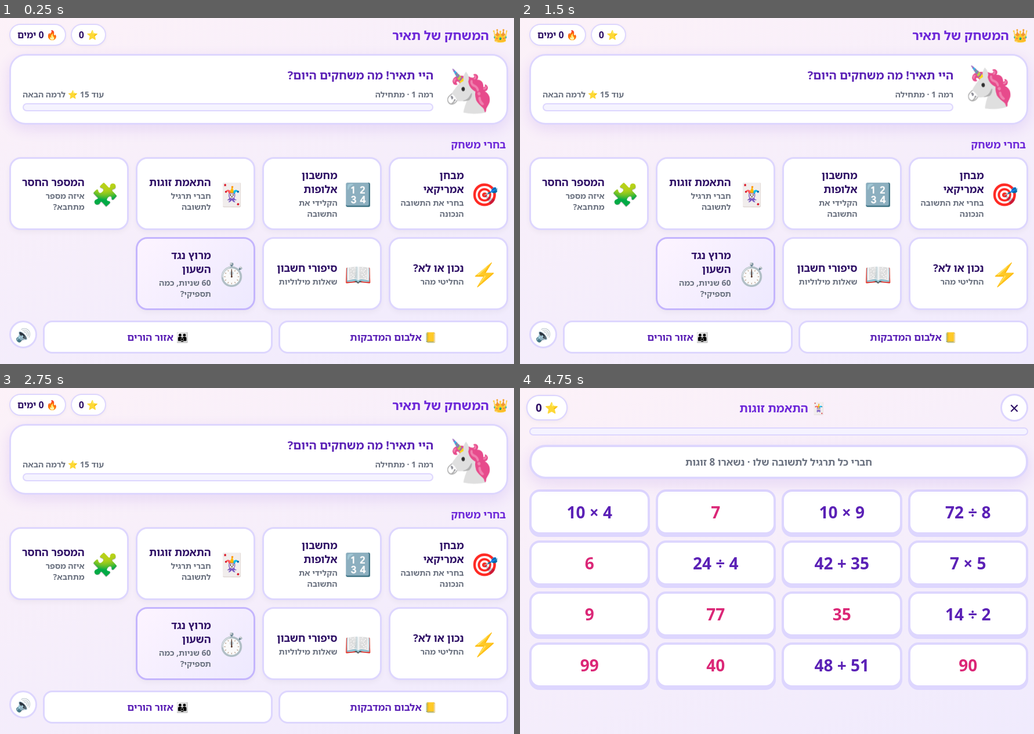
Above: before the commit, frames 1-4 (two rows, left to right).
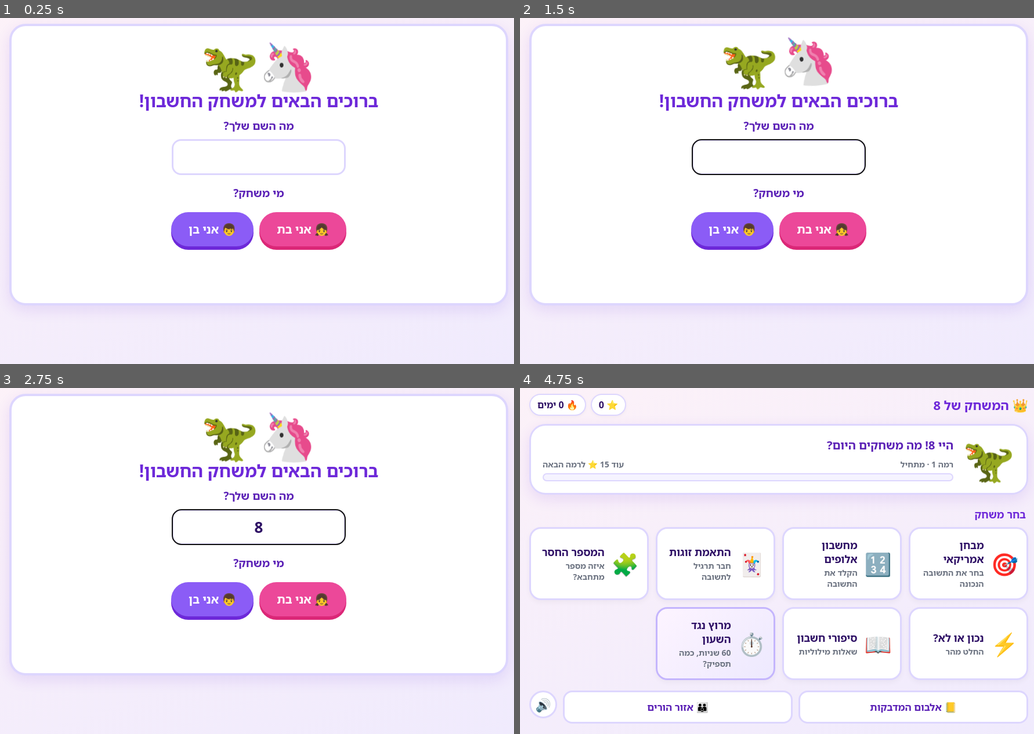
Above: after the commit, the same moments.

Repository: danbynet/math-game
Game: browser game, page index.html
The game is run twice, just before and just after one commit, with the same random seed, the same clock (stepped at 60 frames per second) and the same inputs.
Inputs (mouse positions are in pixels of both pictures, inside the frame that each line leads up to; where the layout moved, square brackets give the same spot in the first picture):
- Up to frame 1 (0.25 s): no input
- Up to frame 2 (1.5 s): click (777, 163) [777, 187] at 0.27 s; tap Space at 1.1 s
- Up to frame 3 (2.75 s): tap Space at 1.6, 2.1, 2.6 s; click (257, 526) at 2.02 s; type "8" at 2.02 s; tap Enter at 2.05 s
- Up to frame 4 (4.75 s): tap Space every 0.5 s from 3.1 to 4.6 s; click (730, 599) at 4.52 s, where only the run after the commit has a clickable "👦 אני בן"

The runs differ from the first frame. In frame 1, 18% of the frame differs, in the area x 1-99%, y 1-94%; in frame 2, 18%; in frame 3, 18%; in frame 4, 22%.

Commit message:
התאמה למגדר (בת/בן), מסך פתיחה עם שם, הקראה בעברית בלבד
Co-Authored-By: Claude Opus 5.5 <noreply@anthropic.com>

Diff:
--- a/index.html
+++ b/index.html
@@ -7,7 +7,7 @@
 <meta name="color-scheme" content="light">
 <meta name="mobile-web-app-capable" content="yes">
 <meta name="apple-mobile-web-app-capable" content="yes">
-<title>המשחק של תאיר</title>
+<title>משחק חשבון</title>
 <link rel="manifest" href="manifest.webmanifest">
 <link rel="icon" href="icon-192.png">
 <link rel="apple-touch-icon" href="icon-192.png">
@@ -178,6 +178,7 @@
   .danger { background: var(--bad-bg); color: #9f1239; border: 2px solid #fecdd3; border-radius: 12px; padding: 10px 16px; font-weight: 800; font-size: 16px; }
   .gate { text-align: center; }
   .gate .expr { font-size: 44px; margin: 10px 0 14px; }
+  .name-in { font: inherit; font-size: 26px; font-weight: 800; text-align: center; width: min(100%, 300px); padding: 10px 14px; border-radius: 16px; border: 3px solid var(--line); color: var(--ink); background: #fff; user-select: text; -webkit-user-select: text; }
   .gate input { width: 140px; text-align: center; font-size: 28px; direction: ltr; }
 
   /* ---------- fx ---------- */
@@ -199,10 +200,26 @@
 <body>
 <div class="app">
 
+  <!-- ========== SETUP (first run) ========== -->
+  <section class="screen" id="scr-setup" hidden>
+    <div class="result">
+      <div class="mascot" style="font-size:80px">🦄🦖</div>
+      <h2>ברוכים הבאים למשחק החשבון!</h2>
+      <div class="sub" style="margin:10px 0">מה השם שלך?</div>
+      <input id="setup-name" class="name-in" type="text" maxlength="20" autocomplete="off" aria-label="השם שלך">
+      <div class="sub" style="margin:18px 0 6px">מי משחק?</div>
+      <div class="actions">
+        <button class="main-btn" data-gender="f">👧 אני בת</button>
+        <button class="main-btn alt" data-gender="m">👦 אני בן</button>
+      </div>
+      <div class="msg" id="setup-msg"></div>
+    </div>
+  </section>
+
   <!-- ========== HOME ========== -->
   <section class="screen" id="scr-home">
     <div class="topbar">
-      <div class="brand" id="brand">👑 המשחק של תאיר</div>
+      <div class="brand" id="brand">👑 משחק חשבון</div>
       <div class="chips">
         <span class="chip" id="c-stars">⭐ 0</span>
         <span class="chip" id="c-streak">🔥 0</span>
@@ -216,7 +233,7 @@
         <div class="bar"><i id="lvl-bar"></i></div>
       </div>
     </div>
-    <div class="section-title">בחרי משחק</div>
+    <div class="section-title" id="pick-title">בחרו משחק</div>
     <div class="tiles" id="tiles"></div>
     <div class="foot">
       <button class="soft-btn" id="go-album">📒 אלבום המדבקות</button>
@@ -283,7 +300,7 @@
    ================================================== */
 const KEY = 'tair-math-v2';
 const DEF = () => ({
-  name: 'תאיר', stars: 0, stickers: 0, streak: { last: '', count: 0 },
+  name: '', gender: '', stars: 0, stickers: 0, streak: { last: '', count: 0 },
   stats: {}, days: {}, best: {},
   settings: { add: true, sub: true, mul: true, div: true, range: 100, perRound: 10, voice: true, sound: true }
 });
@@ -321,7 +338,9 @@
   for (let i = 0; i < items.length; i++) { r -= weights[i]; if (r <= 0) return items[i]; }
   return items[items.length - 1];
 }
-const N = () => esc(P.name || 'תאיר');
+const N = () => esc(P.name || g('אלופה', 'אלוף'));
+// gender: g('feminine text', 'masculine text')
+const g = (f, m) => P.gender === 'm' ? m : f;
 
 /* ==================================================
    Sound (generated, no files) + voice
@@ -419,10 +438,11 @@
    ================================================== */
 const STICKERS = ['🐶','🐱','🐰','🦊','🐼','🐨','🦁','🐯','🐸','🐵','🦄','🐙','🦋','🐢','🐬','🦉','🐧','🦒','🐘','🦔','🐹','🐻','🐮','🐷','🐳','🦩','🐝','🐞','🦜','🐲'];
 const STARS_PER_STICKER = 10;
-const LEVELS = ['מתחילה', 'סקרנית', 'חוקרת', 'מתאמנת', 'מומחית', 'אלופה', 'גאונה', 'כוכבת', 'מלכת החשבון'];
+const LEVELS_F = ['מתחילה', 'סקרנית', 'חוקרת', 'מתאמנת', 'מומחית', 'אלופה', 'גאונה', 'כוכבת', 'מלכת החשבון'];
+const LEVELS_M = ['מתחיל', 'סקרן', 'חוקר', 'מתאמן', 'מומחה', 'אלוף', 'גאון', 'כוכב', 'מלך החשבון'];
 const levelOf = s => Math.floor(Math.sqrt(s / 15)) + 1;
 const starsFor = L => 15 * (L - 1) * (L - 1);
-const levelName = L => LEVELS[Math.min(L, LEVELS.length) - 1] + (L > LEVELS.length ? ' ' + (L - LEVELS.length + 1) : '');
+const levelName = L => { const LV = g(LEVELS_F, LEVELS_M); return LV[Math.min(L, LV.length) - 1] + (L > LV.length ? ' ' + (L - LV.length + 1) : ''); };
 
 function addStars(k) {
   const before = levelOf(P.stars);
@@ -554,9 +574,9 @@
 /* ==================================================
    Messages
    ================================================== */
-const okMsgs = () => [`כל הכבוד ${N()}!`, `${N()}, את אלופה!`, 'תשובה מושלמת!', 'וואו, איזה יופי!', 'מצוין!', 'גאונה!', 'בדיוק!', 'יש!'];
-const badMsgs = () => ['כמעט! נסי שוב', 'לא נורא, בואי ננסה שוב', `אל תוותרי ${N()}!`, 'אופס, עוד ניסיון'];
-const greet = () => [`היי ${N()}! מה משחקים היום?`, `${N()}, מוכנה לאתגר?`, 'כל תרגיל מקרב אותך למדבקה חדשה!', `${N()}, בואי נשבור שיא!`];
+const okMsgs = () => [`כל הכבוד ${N()}!`, g(`${N()}, את אלופה!`, `${N()}, אתה אלוף!`), 'תשובה מושלמת!', 'וואו, איזה יופי!', 'מצוין!', g('גאונה!', 'גאון!'), 'בדיוק!', 'יש!'];
+const badMsgs = () => [g('כמעט! נסי שוב', 'כמעט! נסה שוב'), g('לא נורא, בואי ננסה שוב', 'לא נורא, בוא ננסה שוב'), g(`אל תוותרי ${N()}!`, `אל תוותר ${N()}!`), 'אופס, עוד ניסיון'];
+const greet = () => [`היי ${N()}! מה משחקים היום?`, g(`${N()}, מוכנה לאתגר?`, `${N()}, מוכן לאתגר?`), 'כל תרגיל מקרב אותך למדבקה חדשה!', g(`${N()}, בואי נשבור שיא!`, `${N()}, בוא נשבור שיא!`)];
 
 /* ==================================================
    Screens
@@ -566,16 +586,19 @@
   window.scrollTo(0, 0);
 }
 const MODES = {
-  quiz:    { t: 'מבחן אמריקאי', e: '🎯', d: 'בחרי את התשובה הנכונה' },
-  pad:     { t: 'מחשבון אלופות', e: '🔢', d: 'הקלידי את התשובה' },
-  match:   { t: 'התאמת זוגות',   e: '🃏', d: 'חברי תרגיל לתשובה' },
+  quiz:    { t: 'מבחן אמריקאי', e: '🎯', d: () => g('בחרי את התשובה הנכונה', 'בחר את התשובה הנכונה') },
+  pad:     { t: () => g('מחשבון אלופות', 'מחשבון אלופים'), e: '🔢', d: () => g('הקלידי את התשובה', 'הקלד את התשובה') },
+  match:   { t: 'התאמת זוגות',   e: '🃏', d: () => g('חברי תרגיל לתשובה', 'חבר תרגיל לתשובה') },
   missing: { t: 'המספר החסר',    e: '🧩', d: 'איזה מספר מתחבא?' },
-  tf:      { t: 'נכון או לא?',   e: '⚡', d: 'החליטי מהר' },
+  tf:      { t: 'נכון או לא?',   e: '⚡', d: () => g('החליטי מהר', 'החלט מהר') },
   story:   { t: 'סיפורי חשבון',  e: '📖', d: 'שאלות מילוליות' },
-  race:    { t: 'מרוץ נגד השעון', e: '⏱️', d: '60 שניות, כמה תספיקי?' }
+  race:    { t: 'מרוץ נגד השעון', e: '⏱️', d: () => g('60 שניות, כמה תספיקי?', '60 שניות, כמה תספיק?') }
 };
+const V = x => typeof x === 'function' ? x() : x;
 function renderHome() {
-  $('#brand').textContent = '👑 המשחק של ' + (P.name || 'תאיר');
+  $('#brand').textContent = P.name ? '👑 המשחק של ' + P.name : '👑 משחק חשבון';
+  $('#pick-title').textContent = g('בחרי משחק', 'בחר משחק');
+  $('#mascot').textContent = g('🦄', '🦖');
   $('#bubble').innerHTML = pick(greet());
   const L = levelOf(P.stars), lo = starsFor(L), hi = starsFor(L + 1);
   $('#lvl-name').textContent = `רמה ${L} · ${levelName(L)}`;
@@ -583,7 +606,7 @@
   $('#lvl-bar').style.width = Math.round(100 * (P.stars - lo) / (hi - lo)) + '%';
   $('#tiles').innerHTML = Object.entries(MODES).map(([k, m]) => {
     const best = k === 'race' && P.best.race ? `<small class="best">🏆 שיא: ${P.best.race}</small>` : '';
-    return `<button class="tile${k === 'race' ? ' featured' : ''}" data-mode="${k}"><span class="te">${m.e}</span><span><b>${m.t}</b><small>${m.d}</small>${best}</span></button>`;
+    return `<button class="tile${k === 'race' ? ' featured' : ''}" data-mode="${k}"><span class="te">${m.e}</span><span><b>${V(m.t)}</b><small>${V(m.d)}</small>${best}</span></button>`;
   }).join('');
   $('#tog-sound').textContent = P.settings.sound ? '🔊' : '🔇';
   updateChips();
@@ -601,7 +624,7 @@
   if (R && R.timer) clearInterval(R.timer);
   R = { mode, idx: 0, total: P.settings.perRound, correct: 0, answered: 0, stars: 0, t0: Date.now(),
         seen: new Set(), newStickers: [], levelUp: 0, locked: false, timer: null, input: '' };
-  $('#g-title').textContent = MODES[mode].e + ' ' + MODES[mode].t;
+  $('#g-title').textContent = MODES[mode].e + ' ' + V(MODES[mode].t);
   $('#g-timer').hidden = mode !== 'race';
   setMsg('');
   updateChips();
@@ -725,7 +748,7 @@
   R.attempts++;
   if (R.attempts === 1) {
     record(R.p.skill, false);
-    oops(pick(badMsgs()), 'נסי שוב');
+    oops(pick(badMsgs()), g('נסי שוב', 'נסה שוב'));
     later(() => {
       const h = hintFor(R.p, R.hidden);
       if (h) setMsg(h, 'hint');
@@ -734,7 +757,7 @@
   } else {
     R.answered++;
     slot.textContent = R.expect; slot.classList.remove('bad'); slot.classList.add('ok');
-    oops(`התשובה הנכונה היא <span class="ltr">${R.expect}</span>. בפעם הבאה תצליחי!`, 'התשובה היא ' + R.expect);
+    oops(`התשובה הנכונה היא <span class="ltr">${R.expect}</span>. ${g('בפעם הבאה תצליחי!', 'בפעם הבאה תצליח!')}`, 'התשובה היא ' + R.expect);
     later(nextQ, 2600);
   }
 }
@@ -745,7 +768,7 @@
   record(p.skill, ok); R.answered++;
   const slot = $('#slot');
   if (ok) { R.correct++; slot.textContent = p.ans; slot.classList.add('ok'); celebrate(btn); }
-  else { btn.classList.add('bad'); slot.textContent = p.ans; slot.classList.add('ok'); oops(`${pick(badMsgs()).replace(' נסי שוב', '')}. התשובה: <span class="ltr">${p.ans}</span>`, 'התשובה היא ' + p.ans); }
+  else { btn.classList.add('bad'); slot.textContent = p.ans; slot.classList.add('ok'); oops(`${pick(badMsgs()).replace(/ נס[יה] שוב/, '')}. התשובה: <span class="ltr">${p.ans}</span>`, 'התשובה היא ' + p.ans); }
   if (R.mode === 'race') { later(raceNext, ok ? 450 : 1300); return; }
   later(nextQ, ok ? 1000 : 2000);
 }
@@ -766,21 +789,24 @@
 function storyText(p) {
   const n = N(), a = p.a, b = p.b;
   const S = {
-    '+': [`ל${n} יש ${a} מדבקות. סבתא נתנה לה עוד ${b} מדבקות. כמה מדבקות יש ל${n} עכשיו?`,
+    '+': [`ל${n} יש ${a} מדבקות. סבתא ${g('נתנה לה', 'נתנה לו')} עוד ${b} מדבקות. כמה מדבקות יש ל${n} עכשיו?`,
           `בספרייה של הכיתה יש ${a} ספרים. הביאו עוד ${b} ספרים חדשים. כמה ספרים יש עכשיו בספרייה?`,
-          `${n} קפצה בחבל ${a} פעמים בבוקר ו-${b} פעמים אחר הצהריים. כמה פעמים קפצה בסך הכול?`,
-          `בגן החיות ראתה ${n} ${a} ציפורים ועוד ${b} קופים. כמה חיות ראתה בסך הכול?`],
-    '−': [`בסל היו ${a} תפוחים. ${n} לקחה ${b} תפוחים להכנת עוגה. כמה תפוחים נשארו בסל?`,
-          `ל${n} היו ${a} חרוזים. היא השתמשה ב-${b} חרוזים לצמיד. כמה חרוזים נשארו לה?`,
-          `בספר יש ${a} עמודים. ${n} כבר קראה ${b} עמודים. כמה עמודים נשארו לה לקרוא?`,
+          `${n} ${g('קפצה', 'קפץ')} בחבל ${a} פעמים בבוקר ו-${b} פעמים אחר הצהריים. כמה פעמים ${g('קפצה', 'קפץ')} בסך הכול?`,
+          `בגן החיות ${g('ראתה', 'ראה')} ${n} ${a} ציפורים ועוד ${b} קופים. כמה חיות ${g('ראתה', 'ראה')} בסך הכול?`],
+    '−': [`בסל היו ${a} תפוחים. ${n} ${g('לקחה', 'לקח')} ${b} תפוחים להכנת עוגה. כמה תפוחים נשארו בסל?`,
+          g(`ל${n} היו ${a} חרוזים. היא השתמשה ב-${b} חרוזים לצמיד. כמה חרוזים נשארו לה?`,
+            `ל${n} היו ${a} גולות. הוא נתן ${b} גולות לחבר. כמה גולות נשארו לו?`),
+          `בספר יש ${a} עמודים. ${n} כבר ${g('קראה', 'קרא')} ${b} עמודים. כמה עמודים נשארו ${g('לה', 'לו')} לקרוא?`,
           `באוטובוס ישבו ${a} נוסעים. בתחנה ירדו ${b} נוסעים. כמה נוסעים נשארו באוטובוס?`],
-    '×': [`ל${n} יש ${a} קופסאות, ובכל קופסה ${b} צבעים. כמה צבעים יש לה בסך הכול?`,
+    '×': [`ל${n} יש ${a} קופסאות, ובכל קופסה ${b} צבעים. כמה צבעים יש ${g('לה', 'לו')} בסך הכול?`,
           `בגינה יש ${a} שורות, ובכל שורה ${b} פרחים. כמה פרחים יש בגינה?`,
-          `${n} קנתה ${a} חבילות של מסטיקים. בכל חבילה ${b} מסטיקים. כמה מסטיקים קנתה?`,
+          `${n} ${g('קנתה', 'קנה')} ${a} חבילות של מסטיקים. בכל חבילה ${b} מסטיקים. כמה מסטיקים ${g('קנתה', 'קנה')}?`,
           `בכיתה יש ${a} שולחנות, וליד כל שולחן ${b} כיסאות. כמה כיסאות יש בכיתה?`],
-    '÷': [`${n} חילקה ${a} סוכריות שווה בשווה בין ${b} חברות. כמה סוכריות קיבלה כל חברה?`,
+    '÷': [g(`${n} חילקה ${a} סוכריות שווה בשווה בין ${b} חברות. כמה סוכריות קיבלה כל חברה?`,
+            `${n} חילק ${a} סוכריות שווה בשווה בין ${b} חברים. כמה סוכריות קיבל כל חבר?`),
           `בטיול יש ${a} ילדים, והם מתחלקים ל-${b} קבוצות שוות. כמה ילדים יש בכל קבוצה?`,
-          `${n} סידרה ${a} בובות על ${b} מדפים, בכל מדף אותו מספר בובות. כמה בובות יש על כל מדף?`,
+          g(`${n} סידרה ${a} בובות על ${b} מדפים, בכל מדף אותו מספר בובות. כמה בובות יש על כל מדף?`,
+            `${n} סידר ${a} מכוניות צעצוע על ${b} מדפים, בכל מדף אותו מספר מכוניות. כמה מכוניות יש על כל מדף?`),
           `${a} עוגיות חולקו ל-${b} צלחות שוות. כמה עוגיות יש בכל צלחת?`]
   };
   return pick(S[p.op]);
@@ -821,7 +847,7 @@
   // the same answer value can appear twice; matching is by value, so it stays fair
   R.pairs = ps;
   setProg(0);
-  $('#g-body').innerHTML = `<div class="qcard" style="padding:14px"><div class="qnum" style="margin:0;font-size:17px">חברי כל תרגיל לתשובה שלו · נשארו <b id="m-left">${pairs}</b> זוגות</div></div>
+  $('#g-body').innerHTML = `<div class="qcard" style="padding:14px"><div class="qnum" style="margin:0;font-size:17px">${g('חברי', 'חבר')} כל תרגיל לתשובה שלו · נשארו <b id="m-left">${pairs}</b> זוגות</div></div>
     <div class="grid">${cards.map(c => `<button class="mcard${c.kind === 'a' ? ' ans' : ''}" data-id="${c.id}" data-kind="${c.kind}" data-val="${c.kind === 'q' ? ps[c.id].ans : c.t}">${c.t}</button>`).join('')}</div>`;
 }
 function tapCard(el) {
@@ -864,7 +890,7 @@
   if (bonus) addStars(bonus);
   save();
   const rating = acc >= .9 ? 3 : acc >= .6 ? 2 : acc > 0 ? 1 : 0;
-  const titles = [`מתאמנות ומשתפרות, ${N()}!`, `יפה מאוד, ${N()}!`, `כל הכבוד, ${N()}!`, `מושלם, ${N()}!`];
+  const titles = [g(`מתאמנות ומשתפרות, ${N()}!`, `מתאמנים ומשתפרים, ${N()}!`), `יפה מאוד, ${N()}!`, `כל הכבוד, ${N()}!`, `מושלם, ${N()}!`];
   const line = R.mode === 'race'
     ? `פתרת נכון <b>${R.correct}</b> תרגילים ב-60 שניות` + (record_ ? '<br>🏆 <b>שיא חדש!</b>' : `<br><span class="muted">השיא שלך: ${P.best.race || 0}</span>`)
     : R.mode === 'match'
@@ -923,7 +949,7 @@
   $('#a-count').textContent = `${P.stickers}/${STICKERS.length}`;
   $('#album').innerHTML = STICKERS.map((s, i) => i < P.stickers ? `<div class="stk-slot">${s}</div>` : '<div class="stk-slot locked">🔒</div>').join('');
   const left = STARS_PER_STICKER - (P.stars % STARS_PER_STICKER);
-  $('#a-next').textContent = P.stickers >= STICKERS.length ? `${P.name || 'תאיר'}, אספת את כל המדבקות! 👑` : `עוד ${left} ⭐ למדבקה הבאה`;
+  $('#a-next').textContent = P.stickers >= STICKERS.length ? `${P.name || g('אלופה', 'אלוף')}, אספת את כל המדבקות! 👑` : `עוד ${left} ⭐ למדבקה הבאה`;
   show('scr-album');
 }
 
@@ -986,7 +1012,8 @@
       : '<div class="muted">עדיין אין מספיק נתונים, או שהכול הולך מצוין.</div>'}</div>
     <div class="panel"><h3>שבוע אחרון (תרגילים ביום)</h3><div class="week">${week.map(w => `<div><span>${w.n || ''}</span><i style="height:${Math.round(85 * w.n / maxN)}%"></i>${w.lbl}</div>`).join('')}</div></div>
     <div class="panel"><h3>הגדרות</h3>
-      <div class="set-row">שם הילדה<input type="text" id="s-name" value="${esc(P.name)}" maxlength="20"></div>
+      <div class="set-row">שם<input type="text" id="s-name" value="${esc(P.name)}" maxlength="20"></div>
+      <div class="set-row">פנייה במשחק<select id="s-gender"><option value="f" ${P.gender !== 'm' ? 'selected' : ''}>בת (לשון נקבה)</option><option value="m" ${P.gender === 'm' ? 'selected' : ''}>בן (לשון זכר)</option></select></div>
       <div class="set-row">פעולות בתרגול<div class="checks">
         ${ops.map(o => `<label><input type="checkbox" data-op="${o}" ${s[o] ? 'checked' : ''}>${{ add: 'חיבור', sub: 'חיסור', mul: 'כפל', div: 'חילוק' }[o]}</label>`).join('')}</div></div>
       <div class="set-row">טווח חיבור וחיסור<select id="s-range">${[20, 100, 1000].map(v => `<option value="${v}" ${s.range === v ? 'selected' : ''}>עד ${v}</option>`).join('')}</select></div>
@@ -1000,7 +1027,8 @@
 }
 document.addEventListener('change', e => {
   const t = e.target, s = P.settings;
-  if (t.id === 's-name') P.name = t.value.trim() || 'תאיר';
+  if (t.id === 's-name') P.name = t.value.trim() || P.name;
+  else if (t.id === 's-gender') { P.gender = t.value; renderParent(); }
   else if (t.dataset.op) {
     s[t.dataset.op] = t.checked;
     if (!['add', 'sub', 'mul', 'div'].some(o => s[o])) { s[t.dataset.op] = true; t.checked = true; toast('צריך לפחות פעולה אחת'); }
@@ -1018,6 +1046,12 @@
    ================================================== */
 document.addEventListener('click', e => {
   const el = e.target.closest('button'); if (!el) return;
+  if (el.dataset.gender) {
+    const nm = $('#setup-name').value.trim();
+    if (!nm) { $('#setup-msg').className = 'msg bad'; $('#setup-msg').textContent = 'כתבו קודם את השם'; $('#setup-name').focus(); return; }
+    P.name = nm; P.gender = el.dataset.gender; save(); ac(); sfx('win');
+    return renderHome();
+  }
   if (el.dataset.mode) return startMode(el.dataset.mode);
   if (el.dataset.k !== undefined) return typeKey(el.dataset.k);
   if (el.dataset.opt !== undefined) return answerChoice(el, +el.dataset.opt);
@@ -1034,7 +1068,7 @@
     case 'tog-sound': P.settings.sound = !P.settings.sound; save(); el.textContent = P.settings.sound ? '🔊' : '🔇'; return;
     case 's-reset':
       if (confirm('למחוק את כל הכוכבים, המדבקות והסטטיסטיקה? אי אפשר לבטל.')) {
-        const keep = { name: P.name, settings: P.settings }; P = Object.assign(DEF(), keep); save(); renderParent(); toast('ההתקדמות אופסה');
+        const keep = { name: P.name, gender: P.gender, settings: P.settings }; P = Object.assign(DEF(), keep); save(); renderParent(); toast('ההתקדמות אופסה');
       }
   }
 });
@@ -1056,7 +1090,7 @@
 /* ==================================================
    Boot + offline install
    ================================================== */
-renderHome();
+if (P.gender && P.name) renderHome(); else { show('scr-setup'); }
 if ('serviceWorker' in navigator && location.protocol.startsWith('http')) {
   window.addEventListener('load', () => navigator.serviceWorker.register('sw.js').catch(() => {}));
 }
--- a/sw.js
+++ b/sw.js
@@ -1,6 +1,6 @@
 // Offline support: cache the whole game on first visit, then serve it from the cache.
 // Bump VERSION whenever index.html changes so devices pick up the new version.
-const VERSION = 'tair-math-v2.1';
+const VERSION = 'math-game-v2.2';
 const FILES = ['./', './index.html', './manifest.webmanifest', './icon-192.png', './icon-512.png', './icon-512-maskable.png'];
 
 self.addEventListener('install', e => {
Not shown, changed: manifest.webmanifest
